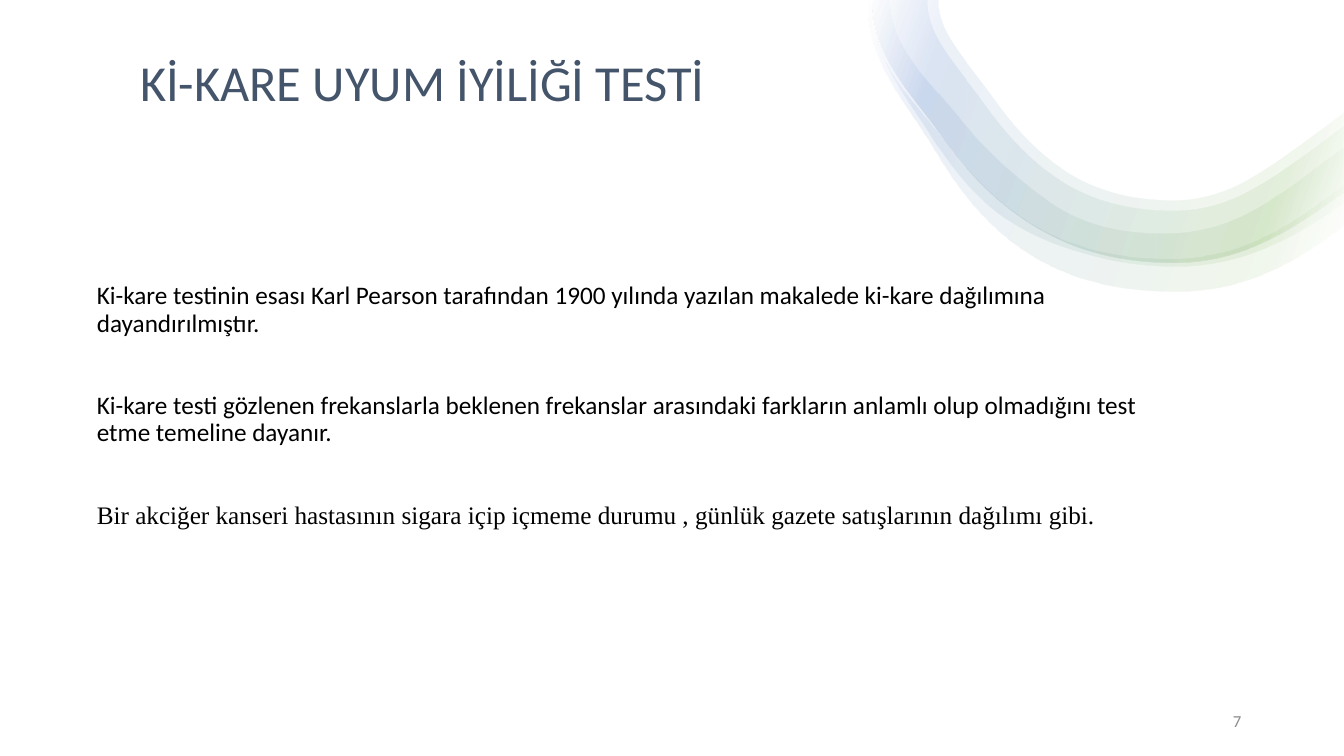
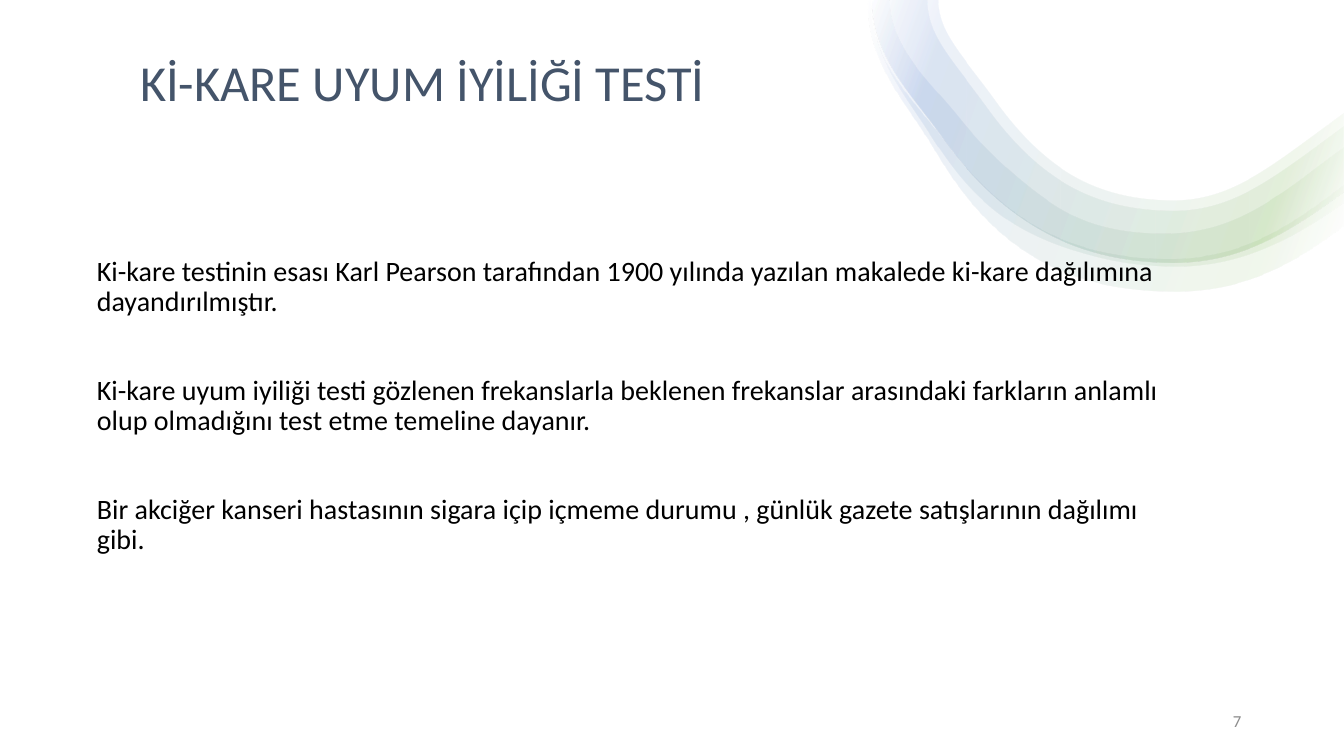
Before and after one commit to chnmzrkgithub/seminer, a slide deck: slide 7 of cihan.pptx. Drawn at 1344x756 pixels with LibreOffice and Linux fonts; fonts in the diff are those of the drawing. Boxes give left, top, right and bottom in pixels: in the first picture for what was removed or moved away, otherwise in the second. Text is boxed around its words. In the diff, an @@ line names an element or a change of style, - is before the commit and + after.

```diff
--- a/cihan.pptx
+++ b/cihan.pptx
@@ text at [97,261,1153,554]: size 18 to 20 pt in "Ki-kare testinin esası Karl Pearson tarafından 1900 ...", "Bir akciğer kanseri hastasının sigara içip içmeme ..."; font Times New Roman to Calibri in "Bir akciğer kanseri hastasının sigara içip içmeme ..." @@
@@ text at [97,380,1157,435]: text changed; size 18 to 20 pt @@
-Ki-kare testi gözlenen frekanslarla beklenen frekanslar arasındaki farkların anlamlı olup olmadığını test etme temeline dayanır.
+Ki-kare uyum iyiliği testi gözlenen frekanslarla beklenen frekanslar arasındaki farkların anlamlı olup olmadığını test etme temeline dayanır.
```
Also in this commit, not shown: 6 other slides changed, 1 slide added.
